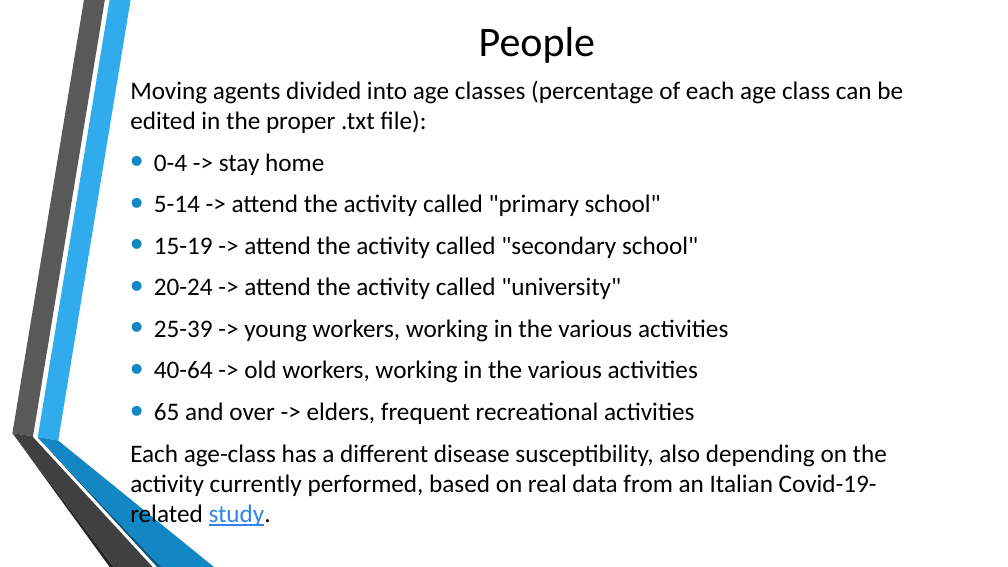
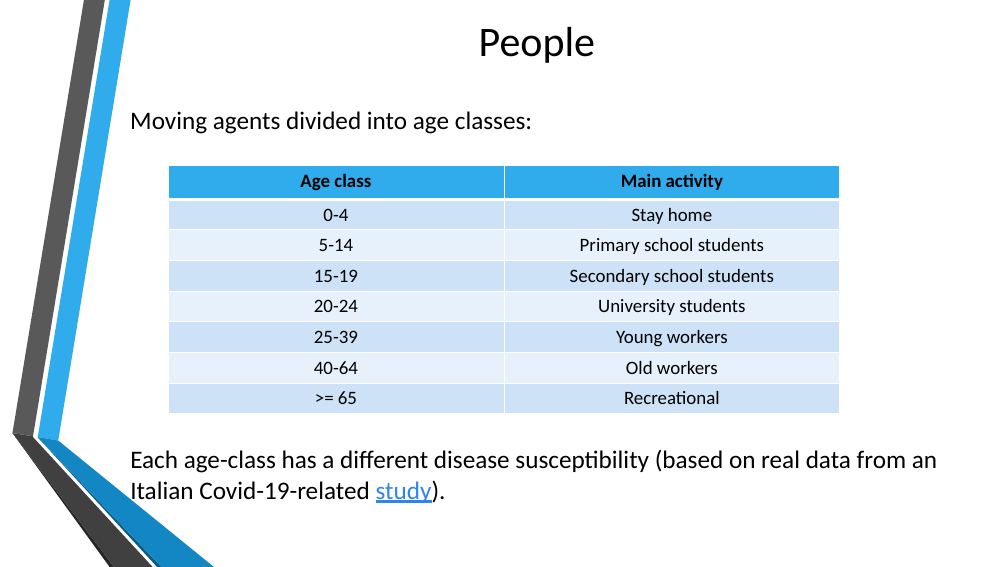
Before and after one commit to gpisanelli/EpiDEMExtended, a slide deck: slide 6 of docs/EpiDEMExtendedPresentation.pptx. Drawn at 1008x567 pixels with LibreOffice and Linux fonts; fonts in the diff are those of the drawing; background and template pictures are left out. Boxes give left, top, right and bottom in pixels: in the first picture for what was removed or moved away, otherwise in the second. Text is boxed around its words. In the diff, an @@ line names an element or a change of style, - is before the commit and + after.

```diff
--- a/docs/EpiDEMExtendedPresentation.pptx
+++ b/docs/EpiDEMExtendedPresentation.pptx
@@ text added at <box>130,111,532,134</box>, 24 pt, text #000000 @@
+Moving agents divided into age classes:
@@ table added at <box>168,166,839,414</box>, 8 rows, 2 columns @@
+Age class | Main activity
+0-4 | Stay home
+5-14 | Primary school students
+15-19 | Secondary school students
+20-24 | University students
+25-39 | Young workers
+40-64 | Old workers
+>= 65 | Recreational
@@ text at <box>130,450,937,505</box>: text changed @@
-Moving agents divided into age classes (percentage of each age class can be edited in the proper .txt file):
-• 0-4 -> stay home
-• 5-14 -> attend the activity called "primary school"
-• 15-19 -> attend the activity called "secondary school"
-• 20-24 -> attend the activity called "university"
-• 25-39 -> young workers, working in the various activities
-• 40-64 -> old workers, working in the various activities
-• 65 and over -> elders, frequent recreational activities
-Each age-class has a different disease susceptibility, also depending on the activity currently performed, based on real data from an Italian Covid-19-related study.
+Each age-class has a different disease susceptibility (based on real data from an Italian Covid-19-related study).
```
Also in this commit, not shown: 14 other slides changed, 1 slide removed.
